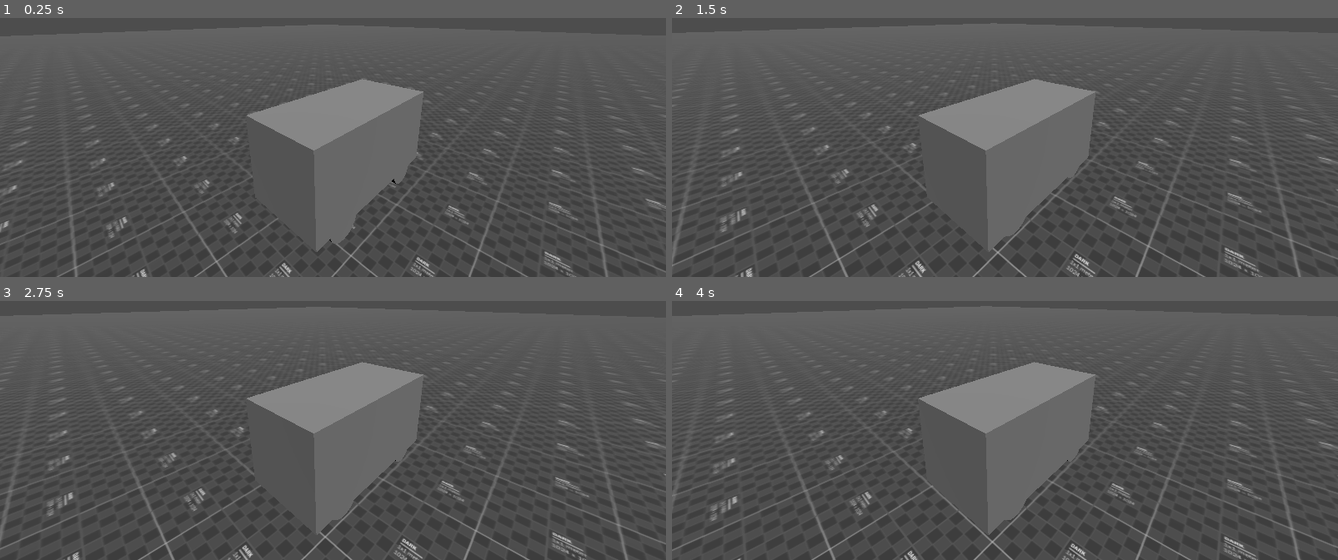
Above: before the commit, frames 1-4 (two rows, left to right).
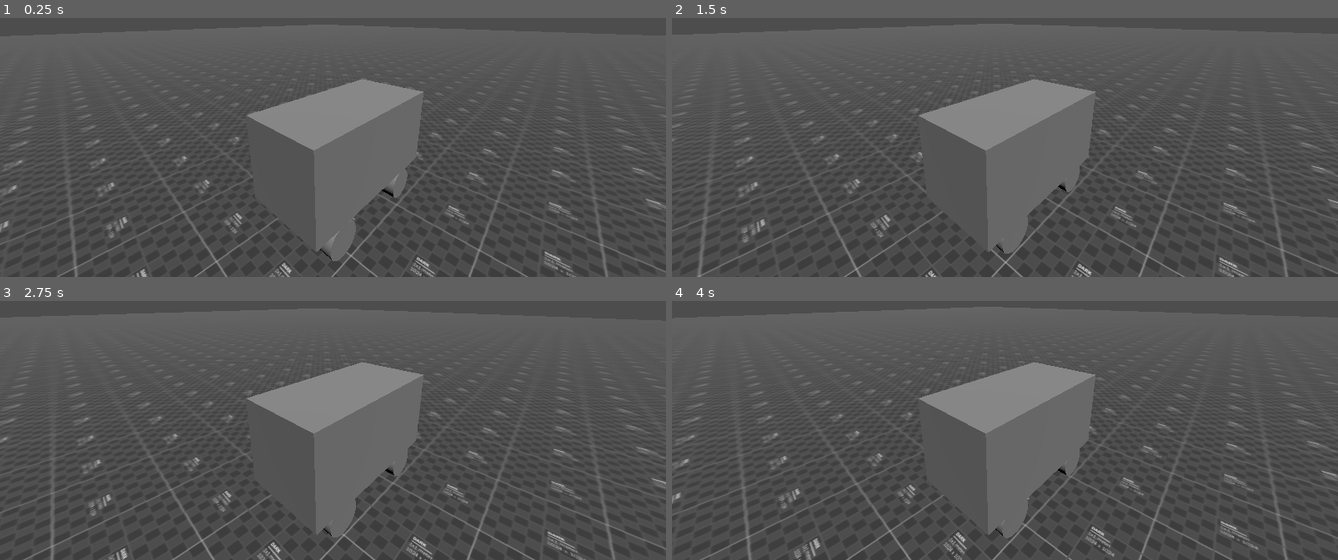
Above: after the commit, the same moments.

Repository: dairycultist/bus-game
Game: Godot game, scene res://scene.tscn
Same seed, same stepped clock (60 frames per second), same inputs: the game is played once before the commit and once after it.
Inputs:
- Up to frame 1 (0.25 s): no input
- Up to frame 2 (1.5 s): hold Up (ui_up) 0.53-1.28 s
- Up to frame 3 (2.75 s): hold Up (ui_up) from 2.03 s (still down)
- Up to frame 4 (4 s): release Up (ui_up) at 3.53 s

The runs differ from the first frame. In frame 1, 0.4% of the frame differs, in the area x 48-62%, y 56-94%; in frame 2, 5.3%, in the area x 0-100%, y 1-100%; in frame 3, 5.1%; in frame 4, 5.2%.

Commit message:
Refactor

Diff:
--- a/scene.tscn
+++ b/scene.tscn
@@ -51,7 +51,7 @@
 mesh = SubResource("BoxMesh_3253y")
 
 [node name="WheelFront1" type="Node3D" parent="Chassis"]
-transform = Transform3D(1, 0, 0, 0, 1, 0, 0, 0, 1, -0.38, -0.7, -0.6)
+transform = Transform3D(1, 0, 0, 0, 1, 0, 0, 0, 1, -0.38, -0.923608, -0.6)
 script = ExtResource("2_nxogm")
 max_compression_distance = 0.5
 
@@ -61,7 +61,7 @@
 skeleton = NodePath("")
 
 [node name="WheelFront2" type="Node3D" parent="Chassis"]
-transform = Transform3D(1, 0, 0, 0, 1, 0, 0, 0, 1, 0.38, -0.7, -0.6)
+transform = Transform3D(1, 0, 0, 0, 1, 0, 0, 0, 1, 0.38, -0.923608, -0.6)
 script = ExtResource("2_nxogm")
 max_compression_distance = 0.5
 
@@ -71,7 +71,7 @@
 skeleton = NodePath("")
 
 [node name="WheelBack1" type="Node3D" parent="Chassis"]
-transform = Transform3D(1, 0, 0, 0, 1, 0, 0, 0, 1, -0.38, -0.7, 0.6)
+transform = Transform3D(1, 0, 0, 0, 1, 0, 0, 0, 1, -0.38, -0.923608, 0.6)
 script = ExtResource("2_nxogm")
 max_compression_distance = 0.5
 powered = false
@@ -82,7 +82,7 @@
 skeleton = NodePath("")
 
 [node name="WheelBack2" type="Node3D" parent="Chassis"]
-transform = Transform3D(1, 0, 0, 0, 1, 0, 0, 0, 1, 0.38, -0.7, 0.6)
+transform = Transform3D(1, 0, 0, 0, 1, 0, 0, 0, 1, 0.38, -0.923608, 0.6)
 script = ExtResource("2_nxogm")
 max_compression_distance = 0.5
 powered = false
--- a/wheel.gd
+++ b/wheel.gd
@@ -5,7 +5,7 @@
 # values that work good enough for a 100kg car with 0 linear damp and 5 angular damp
 @export var max_compression_distance: float = 1.0
 @export var stiffness: float = 1500.0
-@export var dampening: float = 0.1
+@export var dampening: float = 150.0
 @export var powered: bool = true
 @export var drive_force: float = 50.0
 
@@ -40,7 +40,7 @@
 
 		# apply dampening force opposite to current up-down speed
 		var updown_speed = chassis.linear_velocity.dot(chassis_up)
-		chassis.apply_force(dampening * updown_speed * -chassis_up * stiffness, chassis_force_position)
+		chassis.apply_force(updown_speed * -chassis_up * dampening, chassis_force_position)
 
 	# visibly push our mesh up during compression
 	$Mesh.position.y = compression_distance + 0.2
